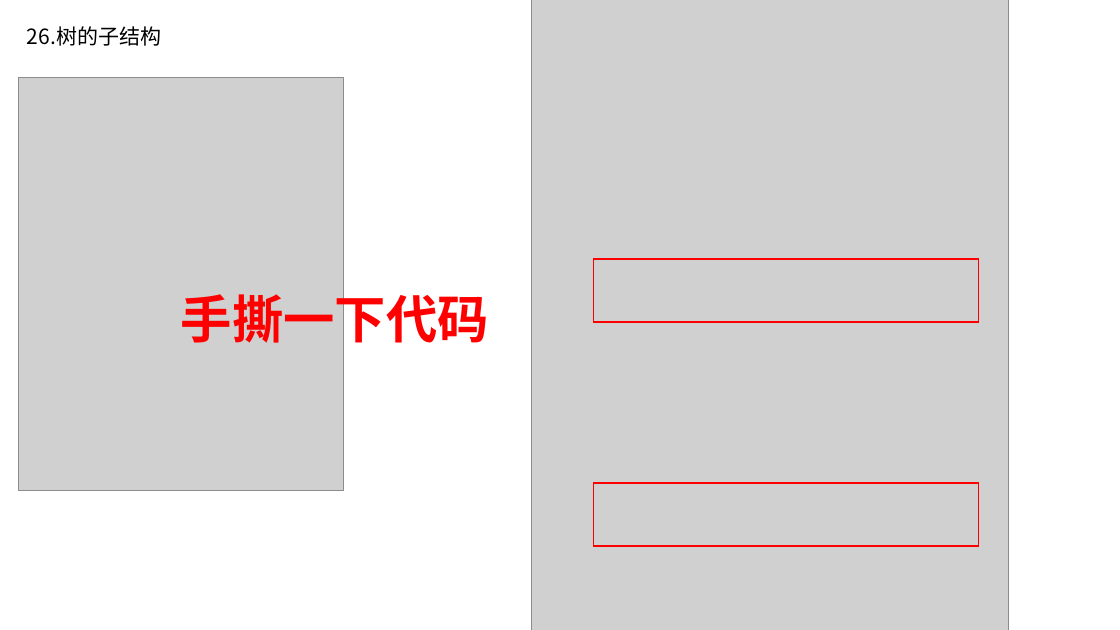
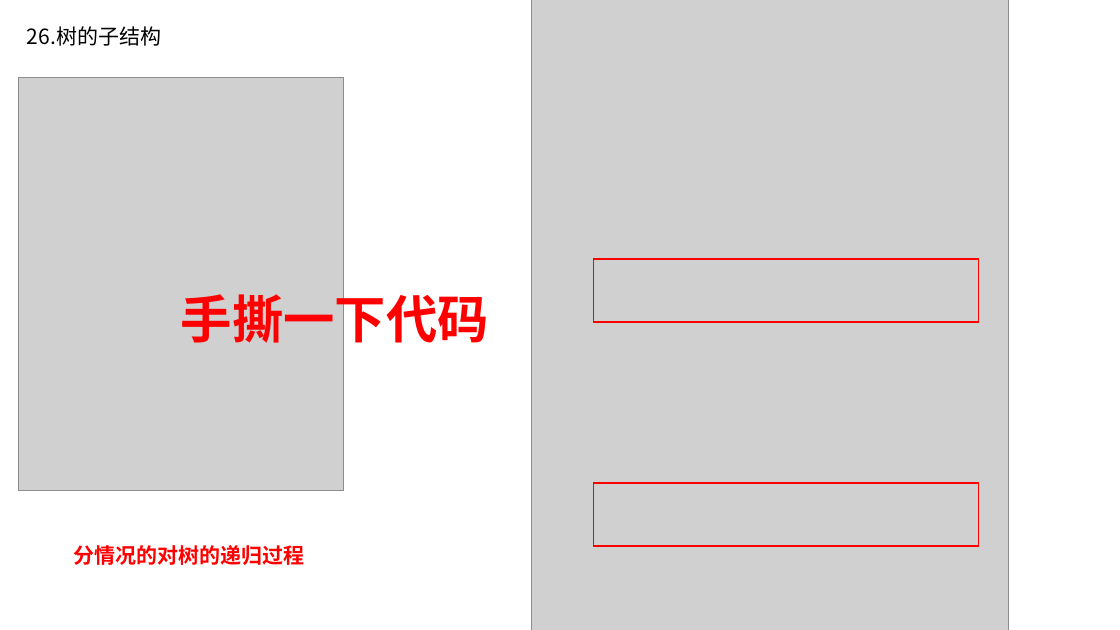
Before and after one commit to xiaojkql/Interview-Prepare, a slide deck: slide 30 of 数据结构和算法/剑指offer.pptx. Drawn at 1120x630 pixels with LibreOffice and Linux fonts; fonts in the diff are those of the drawing; grey boxes stand for pictures. Boxes give left, top, right and bottom in pixels: in the first picture for what was removed or moved away, otherwise in the second. Text is boxed around its words. In the diff, an @@ line names an element or a change of style, - is before the commit and + after.

```diff
--- a/数据结构和算法/剑指offer.pptx
+++ b/数据结构和算法/剑指offer.pptx
@@ text added at (x1=74, y1=545, x2=305, y2=565), 18 pt, text #FF0000, bold @@
+分情况的对树的递归过程
```
Also in this commit, not shown: 10 other slides changed, 5 other files.
